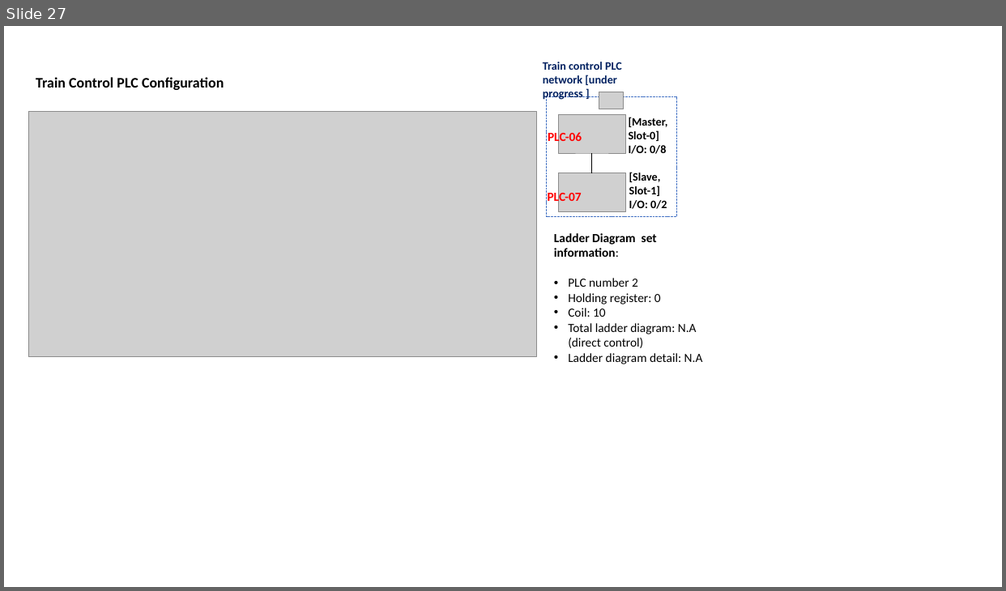
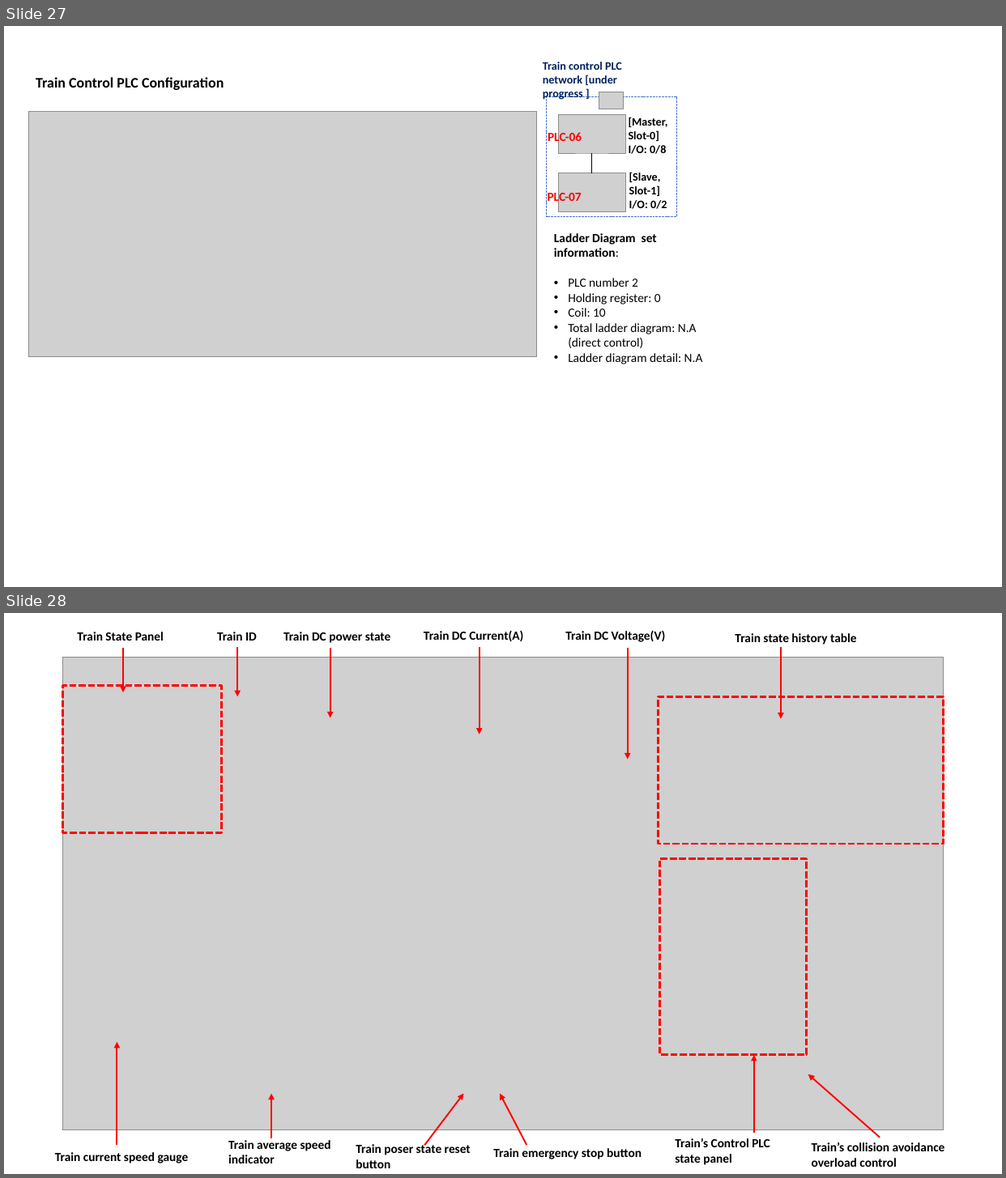
Before and after one commit to mrminhaz87/Railway-IT-OT-Demo, a slide deck: doc/designDoc.pptx. Shown one above the other, each under a label of ours: slide 27 before the commit, slides 27 and 28 after it. The pictures are 1006x591 and 1006x1178 pixels, drawn with LibreOffice and Linux fonts; fonts in the diff are those of the drawing; grey boxes stand for pictures. Boxes give left, top, right and bottom in pixels: in the first picture for what was removed or moved away, otherwise in the second. Text is boxed around its words. In the diff, an @@ line names an element or a change of style, - is before the commit and + after.

```diff
--- a/doc/designDoc.pptx
+++ b/doc/designDoc.pptx
@@ slide 28 added at <box>4,613,1002,1174</box>, background #FFFFFF @@
@@ text added at <box>77,632,164,641</box>, 12 pt, text #000000, bold @@
+Train State Panel
@@ text added at <box>217,632,257,641</box>, 12 pt, text #000000, bold @@
+Train ID
@@ text added at <box>283,632,390,643</box>, 12 pt, text #000000, bold @@
+Train DC power state
@@ text added at <box>424,630,523,641</box>, 12 pt, text #000000, bold @@
+Train DC Current(A)
@@ text added at <box>565,630,666,642</box>, 12 pt, text #000000, bold @@
+Train DC Voltage(V)
@@ text added at <box>735,633,857,645</box>, 12 pt, text #000000, bold @@
+Train state history table
@@ picture added at <box>63,658,944,1131</box> @@
@@ arrow added from (123, 648) to (123, 692), #FF0000 1.5 pt @@
@@ arrow added from (237, 647) to (237, 697), #FF0000 1.5 pt @@
@@ arrow added from (330, 648) to (330, 717), #FF0000 1.5 pt @@
@@ arrow added from (479, 647) to (479, 735), #FF0000 1.5 pt @@
@@ arrow added from (628, 648) to (628, 759), #FF0000 1.5 pt @@
@@ arrow added from (781, 647) to (781, 718), #FF0000 1.5 pt @@
@@ rectangle added at <box>63,686,221,833</box>, outline #FF0000 2.25 pt dashed @@
@@ rectangle added at <box>658,697,944,845</box>, outline #FF0000 2.25 pt dashed @@
@@ rectangle added at <box>660,859,807,1055</box>, outline #FF0000 2.25 pt dashed @@
@@ arrow added from (117, 1145) to (117, 1042), #FF0000 1.5 pt @@
@@ arrow added from (754, 1133) to (754, 1055), #FF0000 1.5 pt @@
@@ arrow added from (271, 1139) to (271, 1093), #FF0000 1.5 pt @@
@@ arrow added from (424, 1145) to (463, 1093), #FF0000 1.5 pt @@
@@ arrow added from (526, 1145) to (500, 1093), #FF0000 1.5 pt @@
@@ arrow added from (880, 1138) to (808, 1075), #FF0000 1.5 pt @@
@@ text added at <box>228,1140,331,1164</box>, 12 pt, text #000000, bold @@
+Train average speed indicator
@@ text added at <box>356,1143,471,1169</box>, 12 pt, text #000000, bold @@
+Train poser state reset button
@@ text added at <box>675,1139,770,1165</box>, 12 pt, text #000000, bold @@
+Train’s Control PLC state panel
@@ text added at <box>812,1143,945,1167</box>, 12 pt, text #000000, bold @@
+Train’s collision avoidance overload control
@@ text added at <box>55,1152,189,1164</box>, 12 pt, text #000000, bold @@
+Train current speed gauge
@@ text added at <box>493,1148,641,1160</box>, 12 pt, text #000000, bold @@
+Train emergency stop button
```
Also in this commit, not shown: 11 other files.
